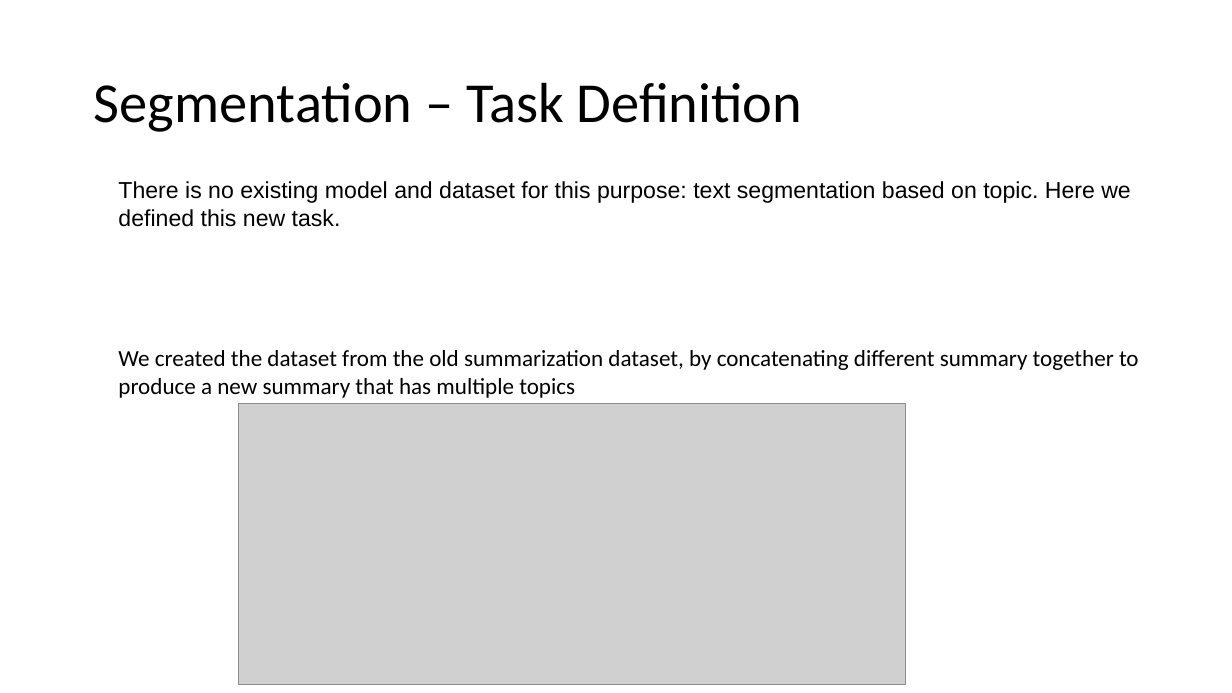
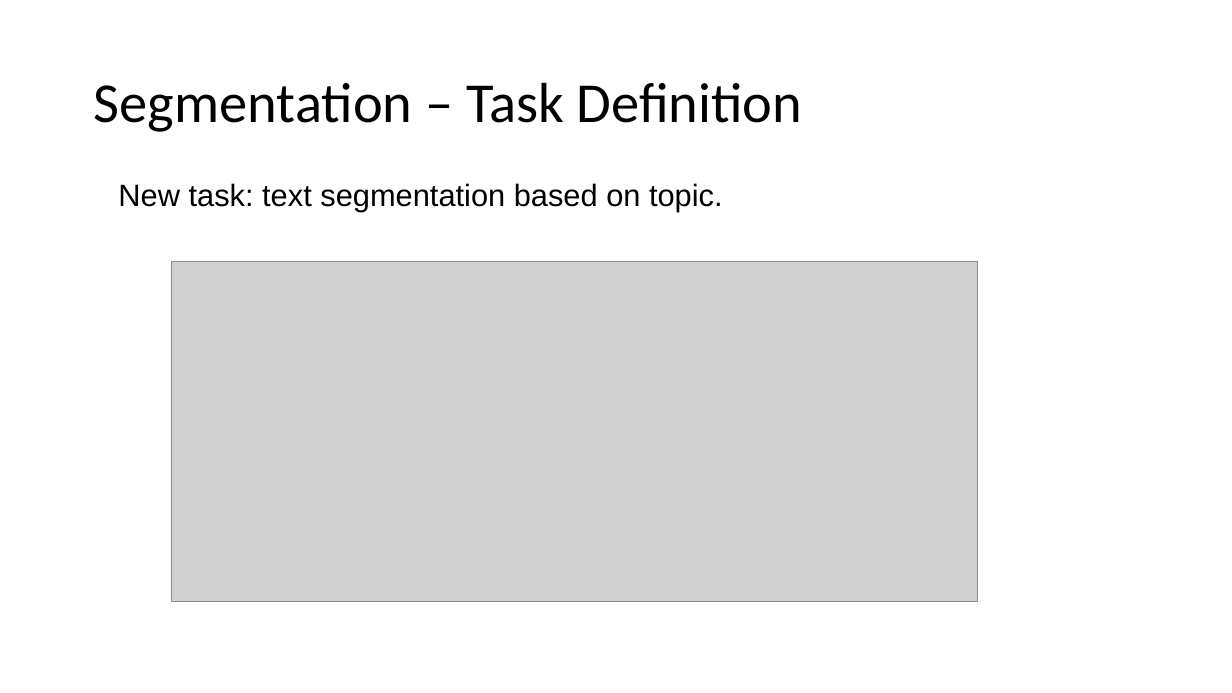
Before and after one commit to Astonzzh/slide, a slide deck: slide 26 of presentation1.pptx. Drawn at 1232x693 pixels with LibreOffice and Linux fonts; fonts in the diff are those of the drawing; grey boxes stand for pictures. Boxes give left, top, right and bottom in pixels: in the first picture for what was removed or moved away, otherwise in the second. Text is boxed around its words. In the diff, an @@ line names an element or a change of style, - is before the commit and + after.

```diff
--- a/presentation1.pptx
+++ b/presentation1.pptx
@@ text at [118,183,723,211]: text changed; size 18 to 24 pt @@
-There is no existing model and dataset for this purpose: text segmentation based on topic. Here we defined this new task.
+New task: text segmentation based on topic.
@@ picture: place and size @@
-picture at [238,404,905,685]
+picture at [172,262,978,602]
@@ text removed at [118,350,1139,398] @@
-We created the dataset from the old summarization dataset, by concatenating different summary together to produce a new summary that has multiple topics
```
Also in this commit, not shown: 30 other slides changed, 2 slides added, 1 slide removed.
